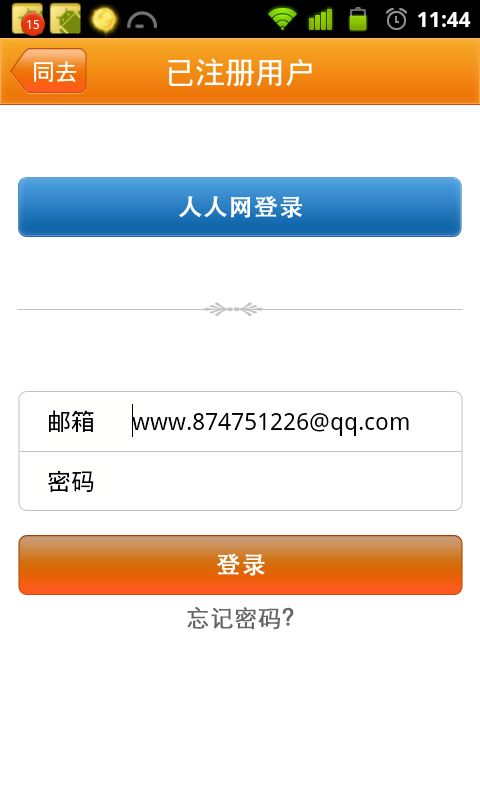
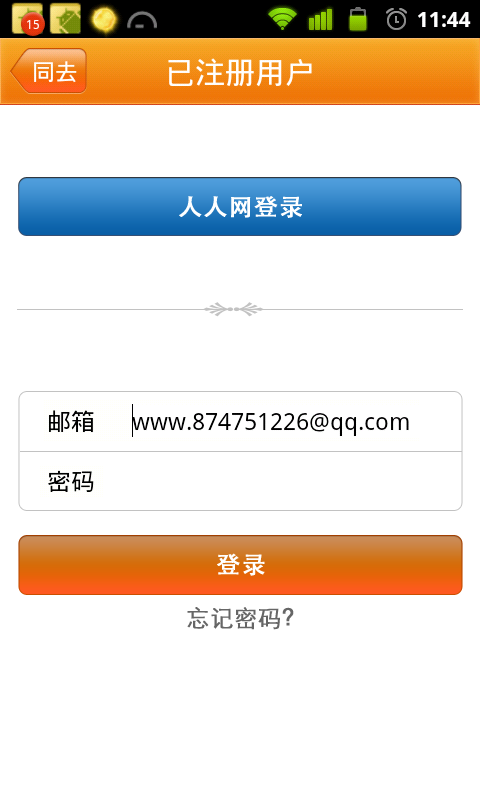
The second 480x800 image is a revision of the first. Changes to its layers:
pixels changed over box(18, 177, 462, 580) (layer not identified)
